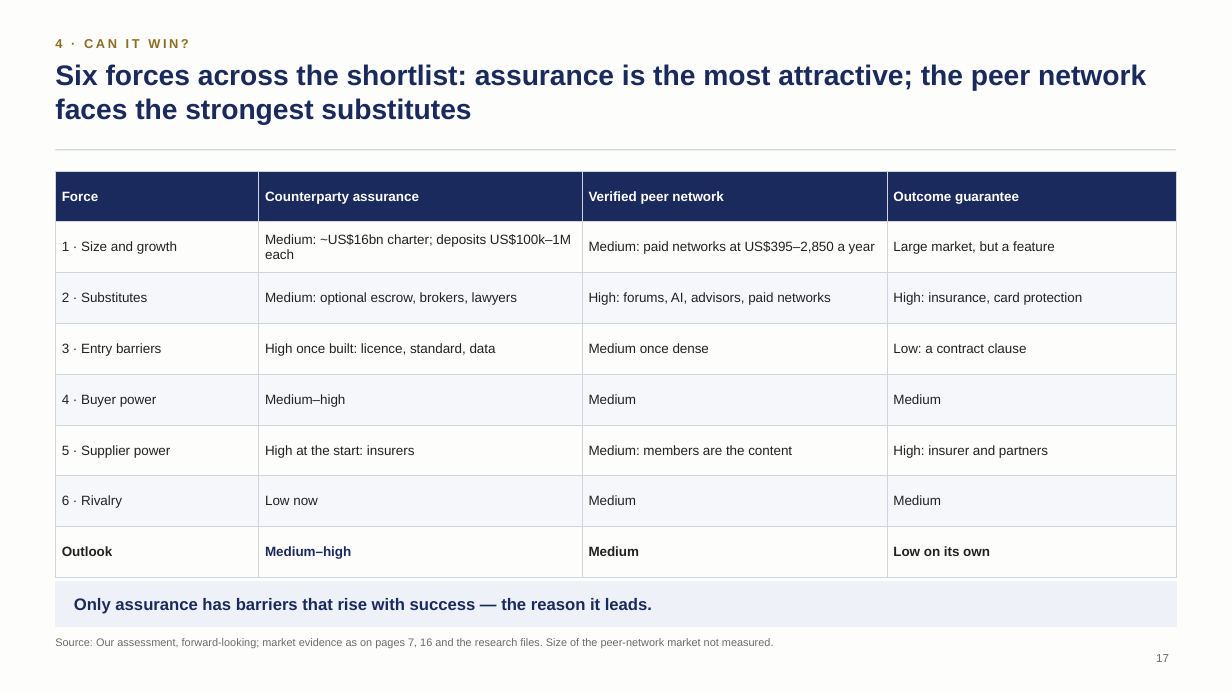
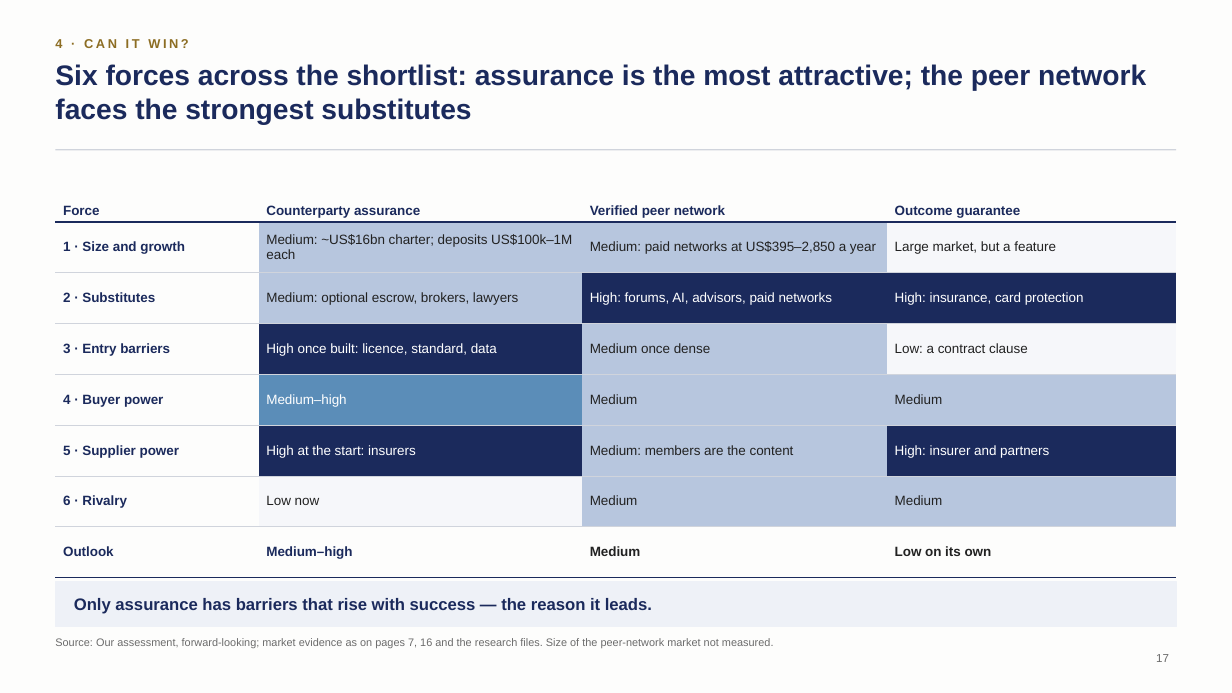
Before and after one commit to algarcalebe-web/legendary-bassoon, a slide deck: slide 17 of deck/Private_Travel_Assurance_Strategy_Deck.pptx. Drawn at 1232x693 pixels with LibreOffice and Linux fonts; fonts in the diff are those of the drawing. Boxes give left, top, right and bottom in pixels: in the first picture for what was removed or moved away, otherwise in the second. Text is boxed around its words. In the diff, an @@ line names an element or a change of style, - is before the commit and + after.

```diff
--- a/deck/Private_Travel_Assurance_Strategy_Deck.pptx
+++ b/deck/Private_Travel_Assurance_Strategy_Deck.pptx
@@ table at (x1=55, y1=171, x2=1177, y2=563) @@
@@ fill #1B2A5C to none in row 1 @@
@@ fill #FDFDFC to none in 7 cells @@
@@ fill #FDFDFC to #B7C6DE in 4 cells @@
@@ fill #FDFDFC to #F6F7FA in 2 cells @@
@@ fill #F6F7FA to none in 3 cells @@
@@ fill #F6F7FA to #B7C6DE in 5 cells @@
@@ fill #F6F7FA to #1B2A5C in 2 cells @@
@@ fill #FDFDFC to #1B2A5C in 3 cells @@
@@ fill #F6F7FA to #5B8DB8 in row 5, column 2 @@
@@ text colour #FFFFFF to #1B2A5C in "Force", "Counterparty assurance", "Verified peer network", "Outcome guarantee" @@
@@ text colour #222222 to #1B2A5C in "1 · Size and growth", "2 · Substitutes", "3 · Entry barriers", "4 · Buyer power" and 3 more places @@
@@ bold on in "1 · Size and growth", "2 · Substitutes", "3 · Entry barriers", "4 · Buyer power" and 2 more places @@
@@ text colour #222222 to #FFFFFF in "High: forums, AI, advisors, paid networks", "High: insurance, card protection", "High once built: licence, standard, data", "Medium–high" and 2 more places @@
@@ borders changed @@
```
Also in this commit, not shown: 17 other slides changed, 1 other file.
